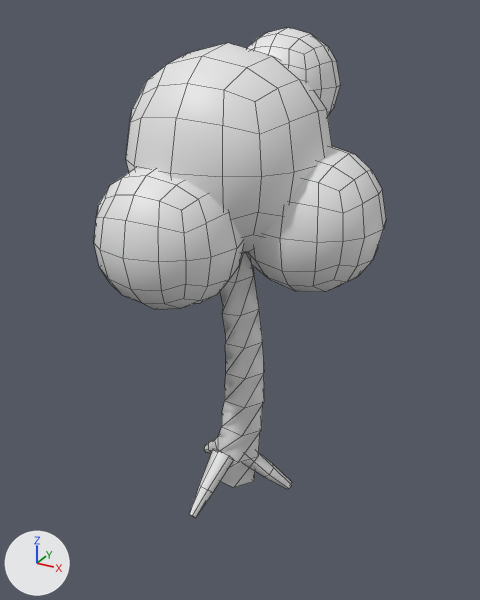
Renders of the FBX model Assets/Models/Gates/BallValley/BallValley_Kit_Tree_Jelly.fbx from each side of a commit.
Rendered twice from a camera (50 mm lens) standing at (3.82, -6.65, 6.07) and looking at (0.17, -0.01, 2.75). The lights are fixed; the arrows at lower left show +X, +Y and +Z. The older version comes first. Mesh edges are drawn as thin lines. Materials are left out; every surface is plain grey. Where no turn or scale is listed for an object, it has been applied to the vertices.

Script lines for the objects in view, before the commit:
```python
me_ballvalley_kit_tree_jelly = bpy.data.meshes.new('BallValley_Kit_Tree_Jelly')
me_ballvalley_kit_tree_jelly.from_pydata(...)  # 598 vertices, 580 faces; spans x -1.67..1.83, y -1.78..1.44, z -0.16..5.87
me_ballvalley_kit_tree_jelly.materials.append(mat_ballvalley_palette)
ob_ballvalley_kit_tree_jelly = bpy.data.objects.new('BallValley_Kit_Tree_Jelly', me_ballvalley_kit_tree_jelly)
ob_ballvalley_kit_tree_jelly.location = (0.0, 0.0, 0.0)
```
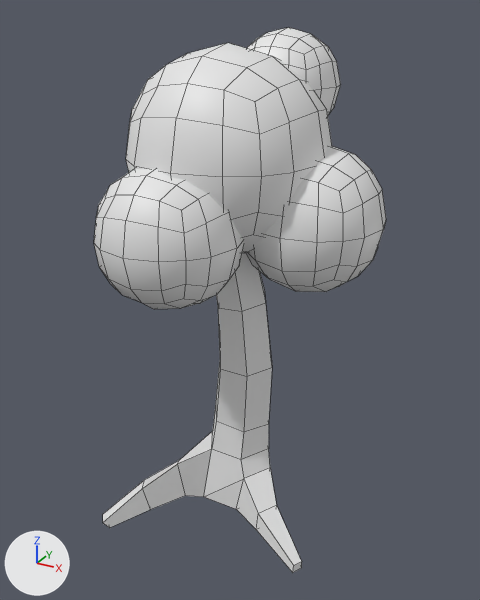
Pixel boxes (x1, y1, x2, y2) of what changed, in the pictures (480 x 600 px):
'BallValley_Kit_Tree_Jelly', reshaped (11% taller)
    before: (94, 27, 386, 518)
    after: (94, 27, 386, 572)
part 1 of me_ballvalley_kit_tree_jelly, added
    after: (103, 253, 302, 572)
part 2 of me_ballvalley_kit_tree_jelly, deleted
    before: (189, 449, 233, 518)
part 3 of me_ballvalley_kit_tree_jelly, deleted
    before: (204, 436, 220, 453)
part 4 of me_ballvalley_kit_tree_jelly, deleted
    before: (242, 452, 292, 489)
part 5 of me_ballvalley_kit_tree_jelly, deleted
    before: (218, 253, 265, 488)

Patch to the scene script:
```diff
--- a/Assets/Models/Gates/BallValley/BallValley_Kit_Tree_Jelly.fbx.py
+++ b/Assets/Models/Gates/BallValley/BallValley_Kit_Tree_Jelly.fbx.py
@@ me_ballvalley_kit_tree_jelly @@
 # used by ob_ballvalley_kit_tree_jelly; location = (0.0, 0.0, 0.0)
-me_ballvalley_kit_tree_jelly.from_pydata(...)  # 598 vertices, 580 faces; spans x -1.67..1.83, y -1.78..1.44, z -0.16..5.87
+me_ballvalley_kit_tree_jelly.from_pydata(...)  # 560 vertices, 549 faces; spans x -1.67..1.83, y -1.78..1.59, z -0.53..5.87
+# me_ballvalley_kit_tree_jelly part 1: a new loose piece of 70 vertices spanning x -1.28..1.4, y -1.39..1.59, z -0.53..3.63
+# me_ballvalley_kit_tree_jelly part 2: the loose piece of 18 vertices spanning x -0.17..0.13, y -0.88..-0.05, z -0.16..0.57 is deleted
+# me_ballvalley_kit_tree_jelly part 3: the loose piece of 18 vertices spanning x -0.72..0.0, y -0.05..0.55, z -0.16..0.57 is deleted
+# me_ballvalley_kit_tree_jelly part 4: the loose piece of 18 vertices spanning x 0.04..0.82, y -0.09..0.39, z -0.16..0.57 is deleted
+# me_ballvalley_kit_tree_jelly part 5
+# 54 vertices are removed from x -0.34..0.47, y -0.22..0.4, z -0.05..3.53
+# 52 faces are deleted
```
